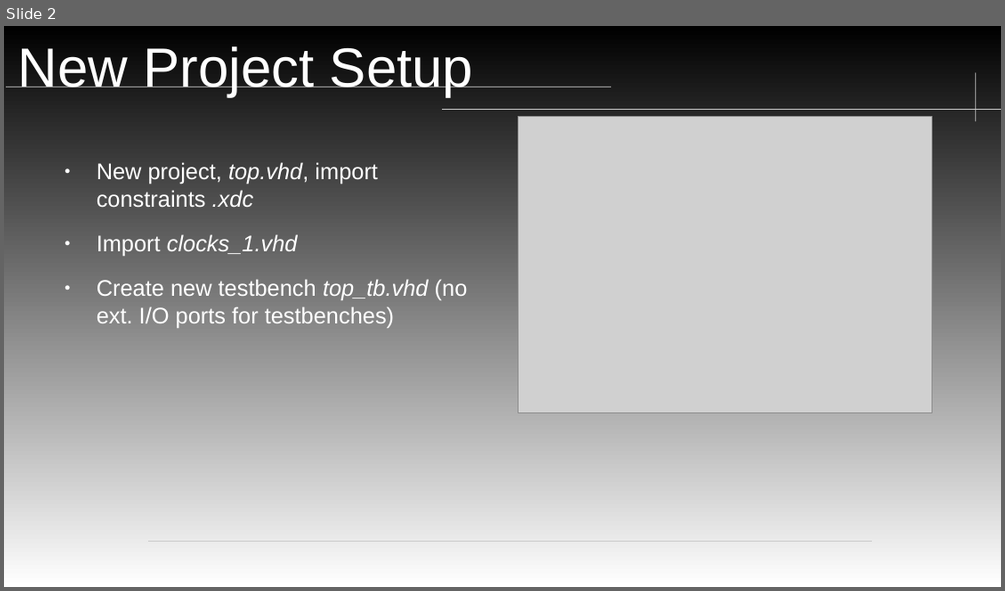
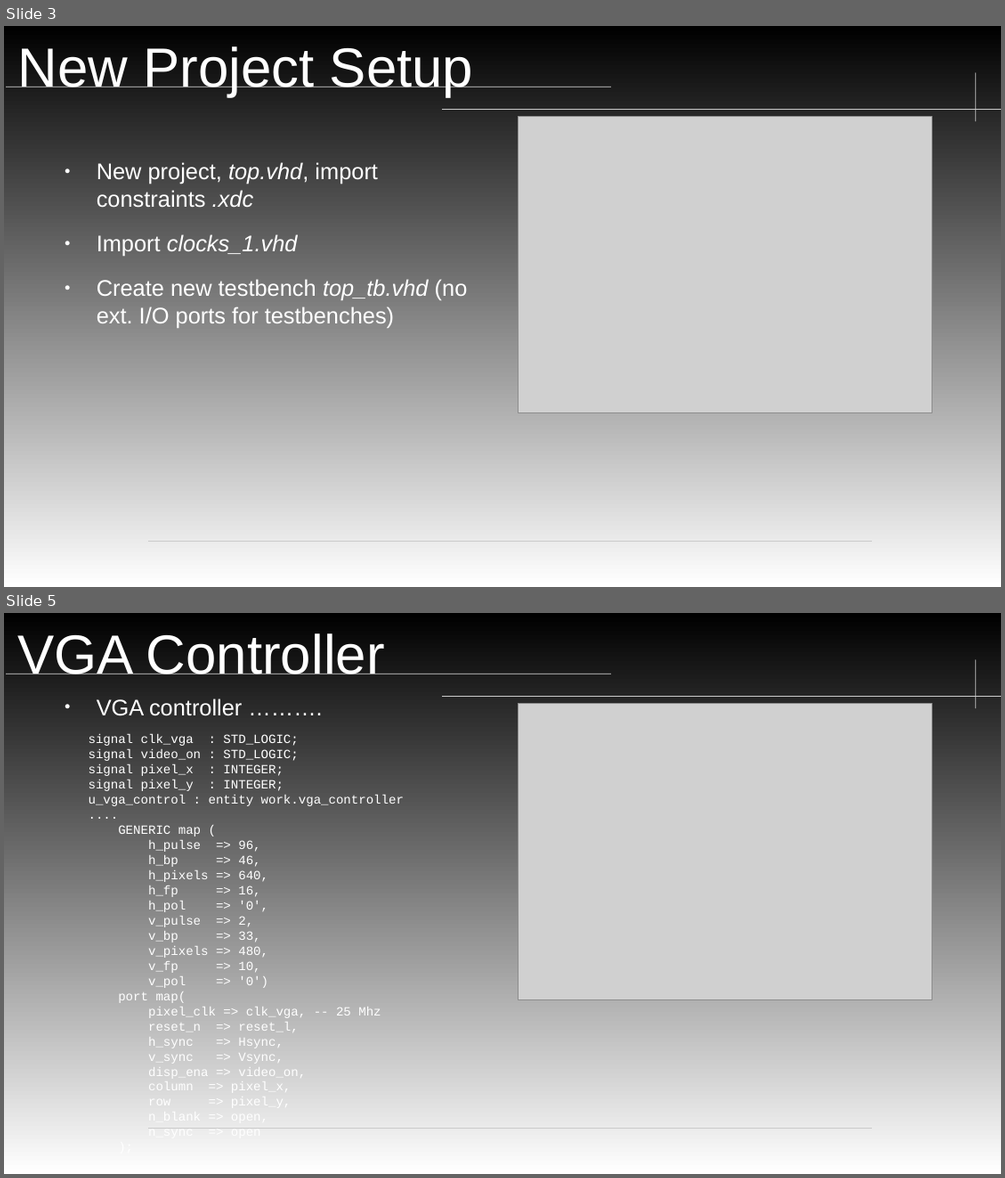
Before and after one commit to neiderm/retro_comp_fpga, a slide deck: docs/soc_t80_cpu_IRQ.odp. Shown one above the other, each under a label of ours: slide 2 before the commit, slides 3 and 5 after it; the slides between them are not shown. The pictures are 1005x591 and 1005x1178 pixels, drawn with LibreOffice and Linux fonts; fonts in the diff are those of the drawing; grey boxes stand for pictures; background and template pictures are left out. Boxes give left, top, right and bottom in pixels: in the first picture for what was removed or moved away, otherwise in the second. Text is boxed around its words. In the diff, an @@ line names an element or a change of style, - is before the commit and + after.

Commit message:
Vsync pulse

```diff
--- a/docs/soc_t80_cpu_IRQ.odp
+++ b/docs/soc_t80_cpu_IRQ.odp
@@ slide 5 added at bbox=[4, 613, 1001, 1174], background gradient #FFFFFF to #000000; not listed: 4 template elements that a slide beside it also shows @@
@@ title added at bbox=[18, 633, 385, 674], 43.8 pt, text #FFFFFF @@
+VGA Controller
@@ text added at bbox=[97, 698, 242, 716], 18 pt, text #FFFFFF @@
+● VGA controller ……….
@@ picture added at bbox=[518, 704, 931, 1000] @@
@@ text added at bbox=[89, 734, 404, 1094], 10 pt, text #FFFFFF @@
+signal clk_vga : STD_LOGIC;
+signal video_on : STD_LOGIC;
+signal pixel_x : INTEGER;
+signal pixel_y : INTEGER;
+u_vga_control : entity work.vga_controller
+....
+GENERIC map (
+h_pulse => 96,
+h_bp => 46,
+h_pixels => 640,
+h_fp => 16,
+h_pol => '0',
+v_pulse => 2,
+v_bp => 33,
+v_pixels => 480,
+v_fp => 10,
+v_pol => '0')
+port map(
+pixel_clk => clk_vga, -- 25 Mhz
+reset_n => reset_l,
+h_sync => Hsync,
+v_sync => Vsync,
+disp_ena => video_on,
+column => pixel_x,
+row => pixel_y,
+n_blank => open,
+n_sync => open
+);
@@ what was slide 2 is now slide 3 @@
```
Also in this commit, not shown: 4 other slides added.
